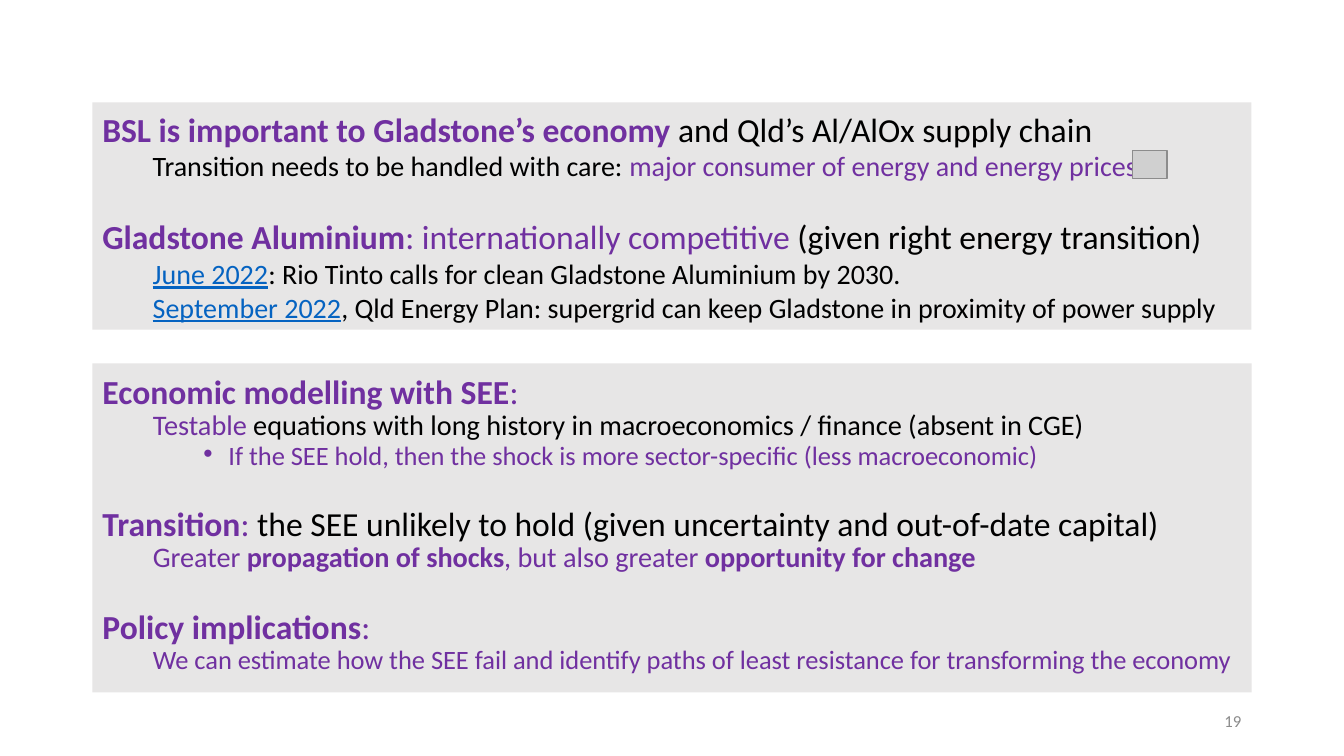
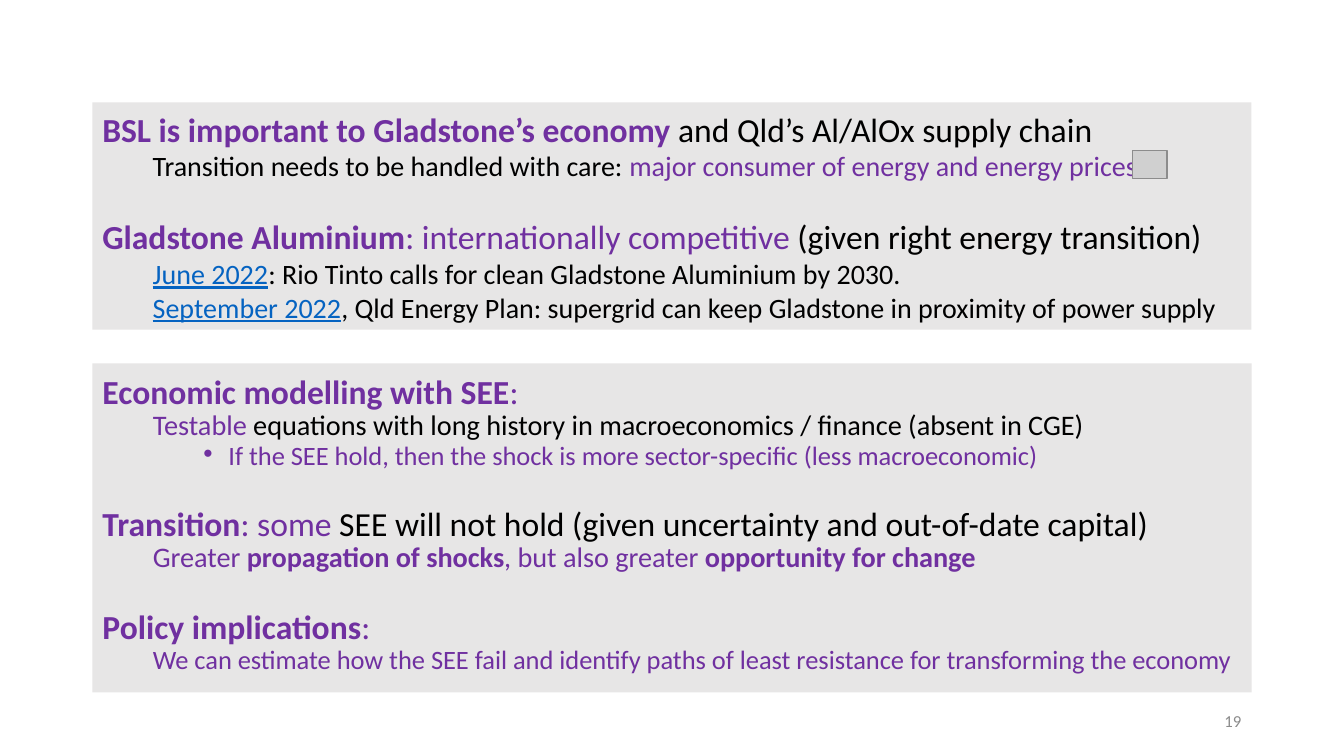
Before and after one commit to patrickocal/gladstone, a slide deck: slide 19 of powerpoint/glad-slides.pptx. Drawn at 1344x756 pixels with LibreOffice and Linux fonts; fonts in the diff are those of the drawing; grey boxes stand for pictures. Boxes give left, top, right and bottom in pixels: in the first picture for what was removed or moved away, otherwise in the second. Text is boxed around its words. In the diff, an @@ line names an element or a change of style, - is before the commit and + after.

```diff
--- a/powerpoint/glad-slides.pptx
+++ b/powerpoint/glad-slides.pptx
@@ text at (x1=102, y1=511, x2=1148, y2=542): text changed @@
-Transition: the SEE unlikely to hold (given uncertainty and out-of-date capital)
+Transition: some SEE will not hold (given uncertainty and out-of-date capital)
```
Also in this commit, not shown: 4 other slides changed, 1 other file.
